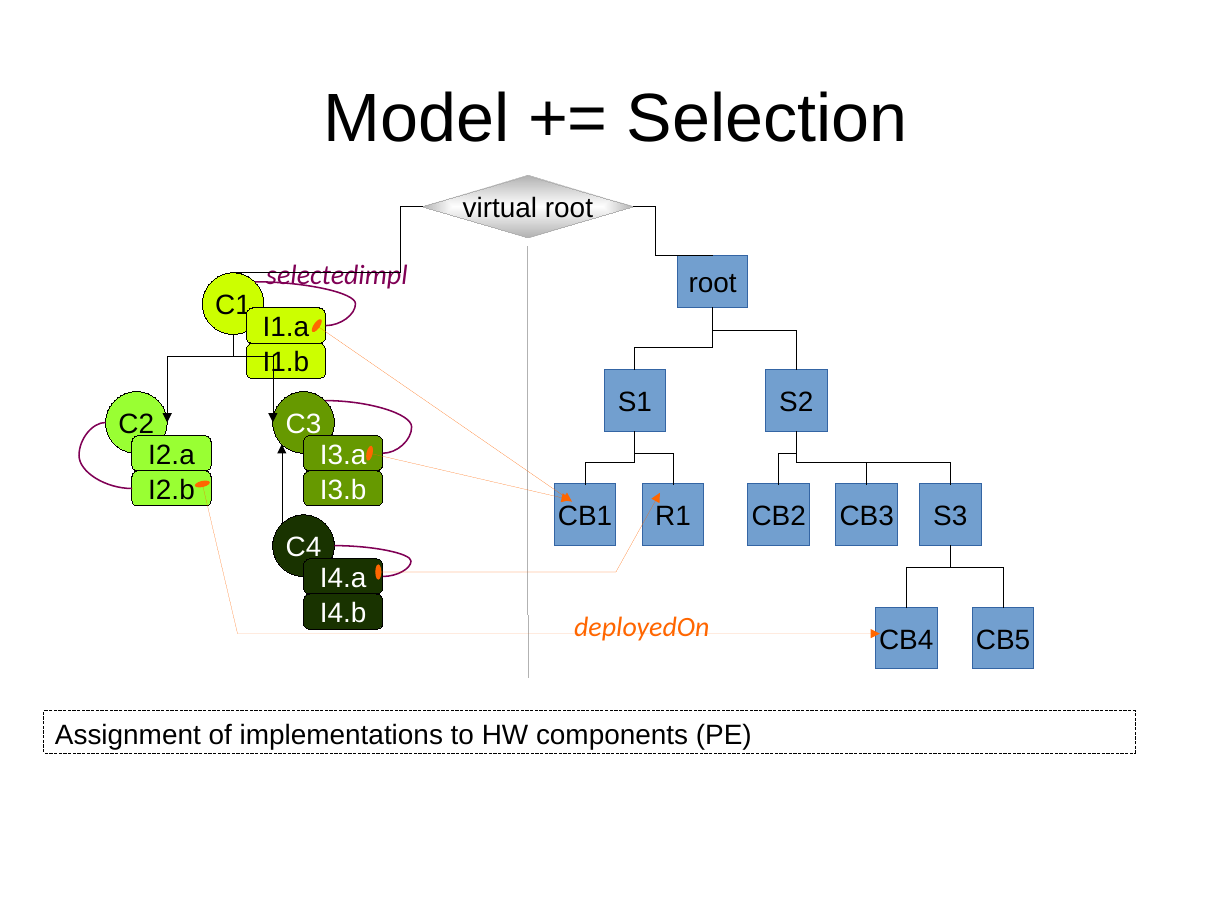
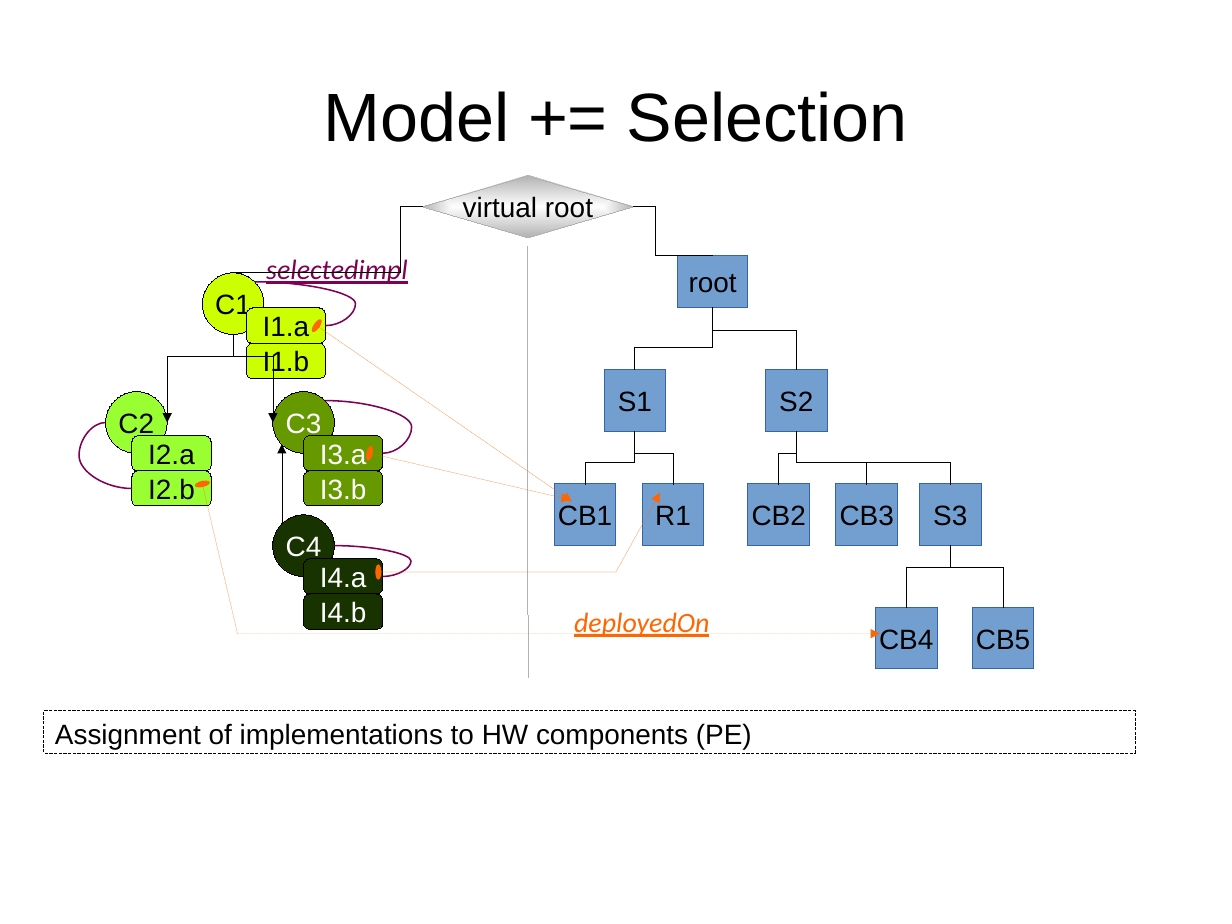
Before and after one commit to rene-schoene/racr-mquat, a slide deck: slide 3 of doc/the-model.odp. Drawn at 1232x924 pixels with LibreOffice and Linux fonts; fonts in the diff are those of the drawing. Boxes give left, top, right and bottom in pixels: in the first picture for what was removed or moved away, otherwise in the second. Text is boxed around its words. In the diff, an @@ line names an element or a change of style, - is before the commit and + after.

```diff
--- a/doc/the-model.odp
+++ b/doc/the-model.odp
@@ text "selectedimpl" at box(266, 256, 407, 286): underline on @@
@@ text "deployedOn" at box(574, 612, 709, 637): underline on @@
```
Also in this commit, not shown: 5 other slides changed, 5 slides added.
